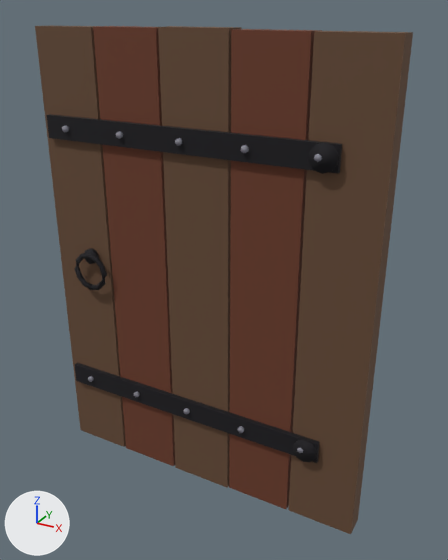
The glTF model art/models/door_wood.glb, before and after one commit.
Rendered twice from a 50 mm lens placed at (0.706, -1.18, 1.186), pointed at (0.042, 0.028, 0.582). The lights are fixed; the arrows at lower left show +X, +Y and +Z. The picture after the commit comes second. Vertices at exactly the same position are counted once.

Before the edit, the objects in view are built like this:
```python
me_door_wood = bpy.data.meshes.new('door_wood')
me_door_wood.from_pydata(...)  # 332 vertices, 572 faces; spans x -0.427..0.427, y -0.054..0.058, z 0.001..1.149
# faces by material slot: [36, 24, 276, 200, 36]
me_door_wood.materials.append(mat_pal_walnut)  # brown #664a35
me_door_wood.materials.append(mat_pal_rust)  # brown #6b3a26
me_door_wood.materials.append(mat_pal_void)  # black #0d0a12
me_door_wood.materials.append(mat_pal_pewter)  # grey #8a8a96
me_door_wood.materials.append(mat_pal_umber)  # brown #4d382a
ob_door_wood = bpy.data.objects.new('door_wood', me_door_wood)
ob_door_wood.location = (0.0, 0.0, 0.0)
```
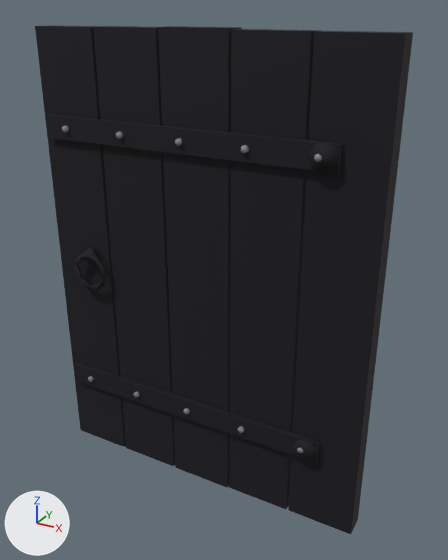
Where the change shows, as pixel boxes [x1, y1, x2, y2] in the pictures (448 x 560 px):
part 1 of me_door_wood, recoloured (brown to black)
    before: [35, 25, 413, 534]
    after: [35, 25, 242, 488]
part 2 of me_door_wood, recoloured (brown to black)
    before: [93, 26, 322, 509]
    after: [229, 29, 413, 534]

Edits to the bpy script that builds the scene:
```text
Add mat_tex_interior__wood_planks:
    mat_tex_interior__wood_planks = principled_material('tex_interior__wood_planks')
    mat_tex_interior__wood_planks.base_color = (0.00402, 0.00304, 0.00605)  # black #0d0a12
    mat_tex_interior__wood_planks.roughness = 0.85
Change me_door_wood:
    where me_door_wood.from_pydata(...)  # 332 vertices, 572 faces; spans x -0.427..0.427, y -0.054..0.058, z 0.001..1.149
    used by ob_door_wood; location = (0.0, 0.0, 0.0)
    me_door_wood part 1: all 36 faces that had it switch from mat_pal_walnut (brown #664a35) to mat_tex_interior__wood_planks (black #0d0a12)
    me_door_wood part 2: all 24 faces that had it switch from mat_pal_rust (brown #6b3a26) to mat_tex_interior__wood_planks (black #0d0a12)
```
